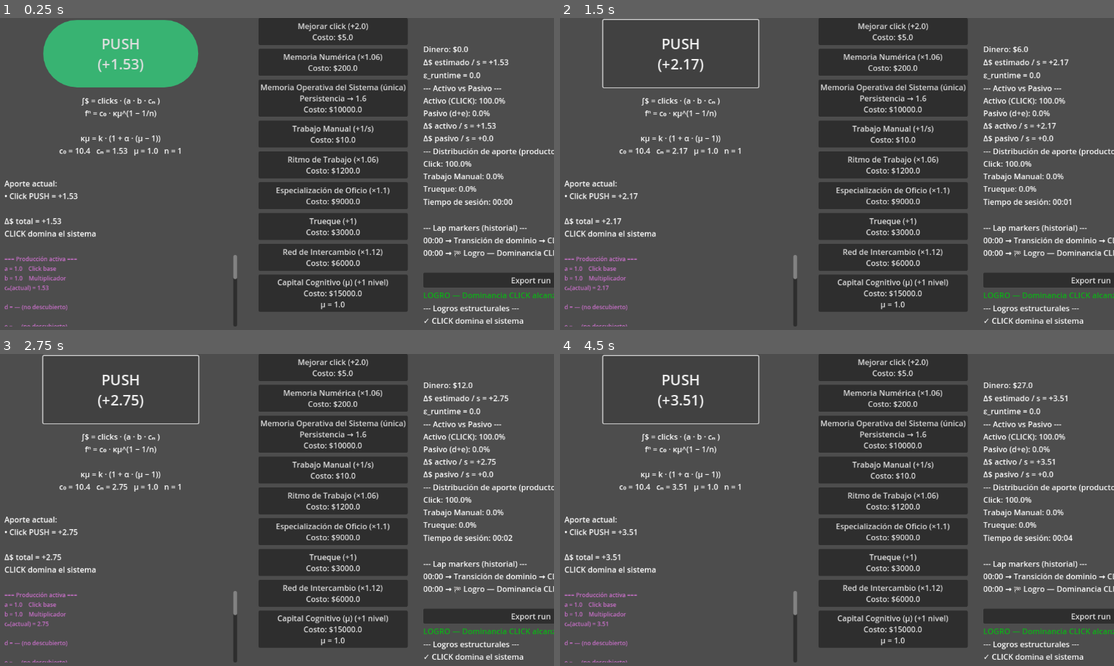
Above: before the commit, frames 1-4 (two rows, left to right).
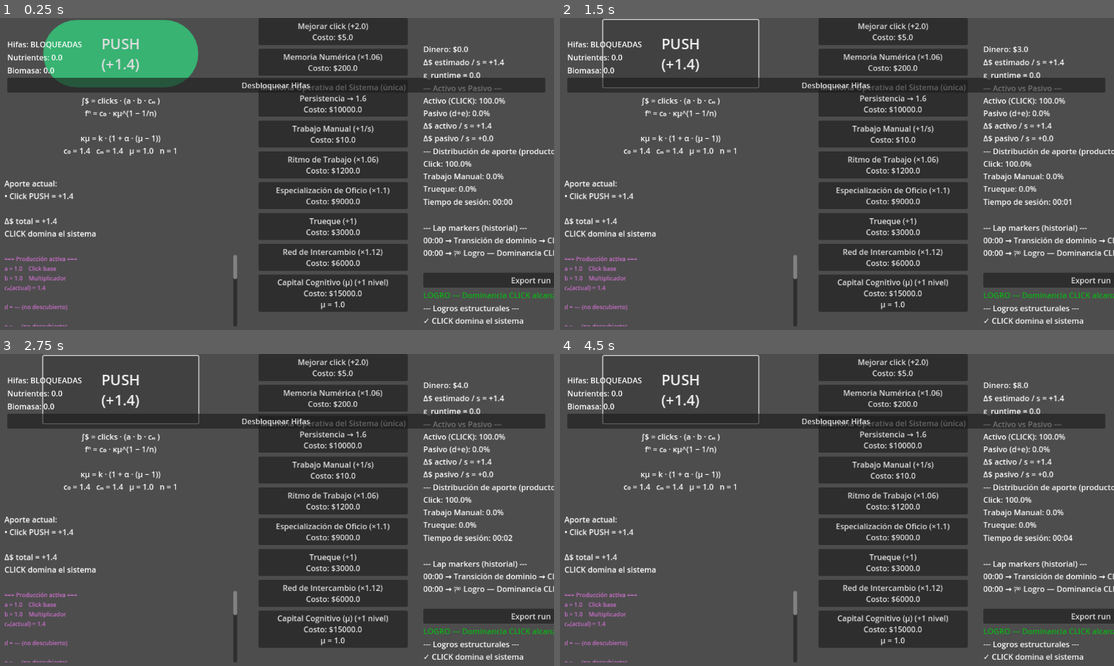
Above: after the commit, the same moments.

Repository: amurito/godot-idle-game
Game: Godot game, scene res://main.tscn
Two runs of this game, one before a commit and one after it. Both use one fixed random seed, a clock stepped at 60 frames per second and the inputs below.
Inputs:
- Up to frame 1 (0.25 s): no input
- Up to frame 2 (1.5 s): click "PUSH (+1.66)" (after the commit: "PUSH (+1.4)") at 0.5 s; click "PUSH (+2.04)" (after the commit: "PUSH (+1.4)") at 1.25 s
- Up to frame 3 (2.75 s): click "PUSH (+2.41)" (after the commit: "PUSH (+1.4)") at 2 s
- Up to frame 4 (4.5 s): click "PUSH (+2.75)" (after the commit: "PUSH (+1.4)") at 2.75 s; click "PUSH (+3.09)" (after the commit: "PUSH (+1.4)") at 3.5 s; click "PUSH (+3.4)" (after the commit: "PUSH (+1.4)") at 4.25 s

The runs differ from the first frame. In frame 1, 4.5% of the frame differs, in the area x 1-99%, y 7-88%; in frame 2, 3.8%; in frame 3, 3.8%; in frame 4, 3.8%.

Commit message:
Add FUNGI DLC: Biosphere system driven by epsilon and mu

Diff:
--- /dev/null
+++ b/fungi.tscn
@@ -0,0 +1,43 @@
+[gd_scene load_steps=2 format=3 uid="uid://cbyh1vt0443ys"]
+
+[ext_resource type="Script" uid="uid://chwpt8ctyh6x4" path="res://fungi_ui.gd" id="1_v67og"]
+
+[node name="FungiUI" type="Control"]
+layout_mode = 3
+anchors_preset = 15
+anchor_right = 1.0
+anchor_bottom = 1.0
+grow_horizontal = 2
+grow_vertical = 2
+mouse_filter = 2
+script = ExtResource("1_v67og")
+
+[node name="CanvasLayer" type="CanvasLayer" parent="."]
+
+[node name="VBoxContainer" type="VBoxContainer" parent="CanvasLayer"]
+custom_minimum_size = Vector2(300, 200)
+offset_left = 18.0
+offset_top = 43.0
+offset_right = 1134.0
+offset_bottom = 243.0
+mouse_filter = 2
+
+[node name="HifasStatus" type="Label" parent="CanvasLayer/VBoxContainer"]
+layout_mode = 2
+size_flags_vertical = 1
+text = "Hifas: BLOQUEADAS
+"
+
+[node name="Nutrientes" type="Label" parent="CanvasLayer/VBoxContainer"]
+layout_mode = 2
+size_flags_vertical = 1
+text = "Nutrientes: 0.0
+"
+
+[node name="Biomasa" type="Label" parent="CanvasLayer/VBoxContainer"]
+layout_mode = 2
+text = "Biomasa: 0.0
+"
+
+[node name="DesbloquearHifas" type="Button" parent="CanvasLayer/VBoxContainer"]
+layout_mode = 2
--- /dev/null
+++ b/fungi_ui.gd
@@ -0,0 +1,68 @@
+extends Control
+
+# ============================
+# BIOSFERA — DLC FÚNGICO
+# ============================
+
+@onready var main = get_tree().root.get_node("Main")
+
+@onready var lbl_status    = $CanvasLayer/VBoxContainer/HifasStatus
+@onready var lbl_nutrients = $CanvasLayer/VBoxContainer/Nutrientes
+@onready var lbl_biomass   = $CanvasLayer/VBoxContainer/Biomasa
+@onready var btn_hifas     = $CanvasLayer/VBoxContainer/DesbloquearHifas
+
+var hifas_unlocked := false
+var nutrients := 0.0
+var biomass := 0.0
+
+const NUTRIENT_FROM_EPS := 5.0
+const GROWTH_RATE := 0.25
+
+
+func _ready():
+	print("🍄 Biosfera online")
+
+	# Aseguramos conexión limpia
+	if btn_hifas.pressed.is_connected(_on_DesbloquearHifas_pressed):
+		btn_hifas.pressed.disconnect(_on_DesbloquearHifas_pressed)
+
+	btn_hifas.pressed.connect(_on_DesbloquearHifas_pressed)
+
+	update_ui()
+
+
+func _process(delta):
+	if not hifas_unlocked:
+		return
+
+	var eps := float(main.epsilon_runtime)
+	var mu  := float(main.get_mu_structural_factor())
+
+	var nutrient_flow := eps * NUTRIENT_FROM_EPS
+	nutrients += nutrient_flow * delta
+
+	var growth := float(nutrients * GROWTH_RATE * mu * delta)
+	biomass += growth
+	nutrients -= growth
+
+	update_ui()
+
+
+func _on_DesbloquearHifas_pressed():
+	print("🧬 BOTÓN HIFAS OK")
+	hifas_unlocked = true
+	update_ui()
+
+
+func update_ui():
+	if hifas_unlocked:
+		lbl_status.text = "Hifas: ACTIVAS"
+		btn_hifas.text = "Hifas activas"
+		btn_hifas.disabled = true
+	else:
+		lbl_status.text = "Hifas: BLOQUEADAS"
+		btn_hifas.text = "Desbloquear Hifas"
+		btn_hifas.disabled = false
+
+	lbl_nutrients.text = "Nutrientes: " + str(snapped(nutrients, 0.1))
+	lbl_biomass.text   = "Biomasa: " + str(snapped(biomass, 0.1))
--- a/main.gd
+++ b/main.gd
@@ -27,7 +27,7 @@
 var click_multiplier_upgrade_cost: float = 200.0
 
 # Persistencia base estructural (c₀)
-var persistence_base: float = 10.4
+var persistence_base: float = 1.4
 # Estado dinámico observado (cₙ)
 var persistence_dynamic: float = 1.4
 
@@ -99,12 +99,27 @@
 var baseline_delta_structural: float = 0.0
 var last_stable_structural_upgrades: int = 0
 
+var pressure := 0.0
+var pressure_structural := 0.0
+
 var institutions_unlocked: bool = false
 var show_institutions_panel: bool = false
 
 # Cooldown estructural (clave para ε_runtime)
 var structural_cooldown := 0.0
 const STRUCTURAL_COOLDOWN_TIME := 8.0
+var omega := 1.0
+var omega_min := 1.0
+var institution_accounting_unlocked := false
+
+#	=============================================
+#  CAPA 4 — INSTITUCIONES (v0.8)
+var accounting_level := 0
+var accounting_effect := 0.0
+var accounting_base_cost := 50000.0
+var accounting_cost_scale := 2.0
+
+
 
 # =============== SESIÓN / LAB MODE ===================
 
@@ -137,6 +152,8 @@
 var unlocked_tree := false
 var unlocked_click_dominance := false
 var unlocked_delta_100 := false
+
+
 
 # ================= REFERENCIAS UI ===================
 # PANEL — SISTEMA / DIAGNÓSTICO
@@ -186,6 +203,12 @@
 
 @onready var institution_panel_label = $UIRootContainer/RightPanel/ScrollContainer/VBoxContainer/InstitutionPanelLabel
 
+@onready var upgrade_accounting_button = $UIRootContainer/ProductionPanel/InstitutionsPanel/UpgradeAccountingButton
+@onready var accounting_effect_label = $UIRootContainer/ProductionPanel/InstitutionsPanel/AccountingEffectLabel
+@onready var fungi_ui_scene = preload("res://fungi.tscn")
+@onready var ui_root = $UIRootContainer
+
+var fungi_ui
 # =====================================================
 #  CAPA 1 — MODELO ECONÓMICO
 # =====================================================
@@ -421,7 +444,7 @@
 	if structural_upgrades <= 1:
 		return persistence_base
 
-	var n_struct = float(structural_upgrades)
+	var n_struct := get_effective_structural_n()
 	var k_eff := get_k_eff()
 	return persistence_base * pow(k_eff, (1.0 - 1.0 / n_struct))
 
@@ -436,7 +459,8 @@
 # =====================================================
 
 func compute_structural_model() -> Dictionary:
-	var n_struct := float(structural_upgrades)
+	var n_struct := get_effective_structural_n()
+
 
 	# k ajustado por μ
 	var k_eff := get_k_eff()
@@ -473,6 +497,9 @@
 	baseline_delta_structural = delta_per_sec
 	last_stable_structural_upgrades = structural_upgrades
 
+func get_omega(epsilon: float, k_mu: float, n: float) -> float:
+	var denom := 1.0 + epsilon * k_mu * n
+	return 1.0 / max(denom, 0.0001)
 
 # -----------------------------------------------------
 #  RUNTIME — contraste observacional (secundario)
@@ -518,7 +545,13 @@
 #====================================
 # INSTITUCIONES V0.8
 func get_structural_pressure() -> float:
-	return epsilon_runtime * float(structural_upgrades)
+	var base := epsilon_runtime * (1.0 + epsilon_peak) * float(structural_upgrades)
+	var mitigated := base * (1.0 - accounting_effect)
+	return mitigated
+#====================================
+# CAPITAL COGNITIVO EFECTIVO (n ajustado por contabilidad) v0.8
+func get_effective_structural_n() -> float:
+	return structural_upgrades * (1.0 + accounting_level * 0.1)
 # =====================================================
 #  LAP MARKERS
 # =====================================================
@@ -743,11 +776,17 @@
 
 func _ready():
 	update_ui()
+	fungi_ui = fungi_ui_scene.instantiate()
+	ui_root.add_child(fungi_ui)
+	fungi_ui.hide()
+
+	print("Fungi UI:", fungi_ui)
+
 
 func _process(delta):
 	apply_dynamic_persistence(delta)
 
-	delta_per_sec = get_delta_total()
+	delta_per_sec = get_passive_total()
 
 	run_time += delta
 	update_economy(delta)
@@ -759,7 +798,7 @@
 			register_structural_baseline()
 
 	update_epsilon_runtime()
-	check_institutions_unlock()
+	check_institution_unlock()
 	update_ui()
 
 
@@ -772,7 +811,7 @@
 	# -------------------------
 	# 1) ε_producción
 	# -------------------------
-	var n_struct := float(max(structural_upgrades, 1))
+	var n_struct := get_effective_structural_n()
 	var expected_delta := baseline_delta_structural * pow(
 		get_k_eff(),
 		1.0 - (1.0 / n_struct)
@@ -810,6 +849,31 @@
 	epsilon_runtime = clamp(epsilon_runtime, 0.0, 2.0)
 
 	epsilon_peak = max(epsilon_peak, epsilon_runtime)
+	# -------------------------
+	# 4) Cálculo ω_runtime
+	omega = get_omega(epsilon_runtime, get_k_eff(), n_struct)
+	omega_min = min(omega_min, omega)
+	# ===========================
+	# EFECTO INSTITUCIONAL (ω)
+	# ===========================
+	accounting_effect = 1.0 - exp(-0.3 * accounting_level)
+	accounting_effect = clamp(accounting_effect, 0.0, 0.5)
+
+func check_institution_unlock():
+	if institution_accounting_unlocked:
+		return
+
+
+	var p := get_structural_pressure()
+	if p > 15.0 and omega < 0.25 and epsilon_runtime > 0.3:
+		institution_accounting_unlocked = true
+		institutions_unlocked = true
+		omega = 0.1
+		add_lap("🏛️ Institución desbloqueada — Contabilidad Básica")
+		system_message_label.text = "El sistema se institucionaliza: nace la Contabilidad Básica"
+func get_accounting_cost() -> float:
+	return accounting_base_cost * pow(accounting_cost_scale, accounting_level)
+
 #
 # =====================================================
 # 	Acumulación del histórico de dinero generado v0.7.2
@@ -824,7 +888,25 @@
 	var s = int(t) % 60
 	return "%02d:%02d" % [m, s]
 
-
+# =====================================================
+#
+
+func get_system_phase() -> String:
+	if omega < 0.25:
+		return "CRISTALIZANDO"
+	elif omega < 0.4:
+		return "RÍGIDO"
+	elif omega < 0.7:
+		return "TENSO"
+	else:
+		return "FLEXIBLE"
+
+# =====================================================
+# DLC — INTERFAZ FUNGÍCA v0.8
+func _on_Biosfera_pressed() -> void:
+	print("🍄 Biosfera toggle")
+	if fungi_ui:
+		fungi_ui.visible = !fungi_ui.visible
 # =====================================================
 #  INPUT & UPGRADES
 # =====================================================
@@ -936,25 +1018,35 @@
 	unlocked_me = true
 	add_lap("Desbloqueado me (Red de Intercambio)")
 	update_ui()
+
 # =====================================================
 #  DESBLOQUEO INSTITUCIONES v0.7.2
 # =====================================================
-func check_institutions_unlock():
-	if institutions_unlocked:
-		return
-
-	if (
-		structural_upgrades >= 20
-		and epsilon_peak >= 0.12
-		and delta_per_sec >= 80.0
-		and total_money_generated >= 50000.0
-	):
-		institutions_unlocked = true
-		on_institutions_unlocked()
+
+
 
 func on_institutions_unlocked():
 	print("Nueva capa estructural detectada: Instituciones")
 	show_institutions_panel = true
+func buy_accounting():
+	var cost := get_accounting_cost()
+	if money < cost:
+		return
+
+	money -= cost
+	accounting_level += 1
+
+	# Amortiguación estructural real
+	epsilon_runtime *= 0.85      # baja 15% el estrés
+	epsilon_peak = max(epsilon_peak * 0.9, epsilon_runtime)
+
+	add_lap("🏛️ Contabilidad — Nivel %d (ε amortiguado)" % accounting_level)
+func _on_UpgradeAccountingButton_pressed():
+	if not institution_accounting_unlocked:
+		return
+
+	buy_accounting()
+	update_ui()
 
 
 # =====================================================
@@ -984,9 +1076,21 @@
 		institution_panel_label.text += "ε_runtime = %s\n" % snapped(epsilon_runtime, 0.01)
 		institution_panel_label.text += "ε_peak = %s\n" % snapped(epsilon_peak, 0.01)
 		institution_panel_label.text += "Presión estructural = %s\n" % snapped(get_structural_pressure(), 0.01)
+		institution_panel_label.text += "Ω (flexibilidad) = %s\n" % snapped(omega, 0.01)
+		institution_panel_label.text += "Ω_min = %s\n" % snapped(omega_min, 0.01)
+		institution_panel_label.text += "\nEstado del sistema = " + get_system_phase()
+		institution_panel_label.text += "\nContabilidad = nivel " + str(accounting_level)
+		institution_panel_label.text += "\nAmortiguación = " + str(round(accounting_effect * 100.0)) + "%"
+
+	# μ sigue existiendo
+		upgrade_cognitive_button.visible = true
+
+	# botón de contabilidad
+		upgrade_trueque_network_button.visible = true
+		upgrade_trueque_network_button.text = "Contabilidad (+1)\nCosto: $%s" % str(round(get_accounting_cost()))
 	else:
-		institution_panel_label.visible = false
-
+			institution_panel_label.visible = false
+			upgrade_cognitive_button.visible = true
 
 	# =====================================================
 	#  MÉTRICAS LABORATORIO
@@ -1043,3 +1147,6 @@
 	upgrade_trueque_button.text = "Trueque (+1)\nCosto: $%s" % [str(round(trueque_cost))]
 
 	upgrade_trueque_network_button.text = "Red de Intercambio (×%s)\nCosto: $%s" % [str(snapped(TRUEQUE_NETWORK_GAIN, 0.01)), str(round(trueque_network_upgrade_cost))]
+
+	# μ siempre existe, incluso con instituciones
+	upgrade_cognitive_button.visible = true
